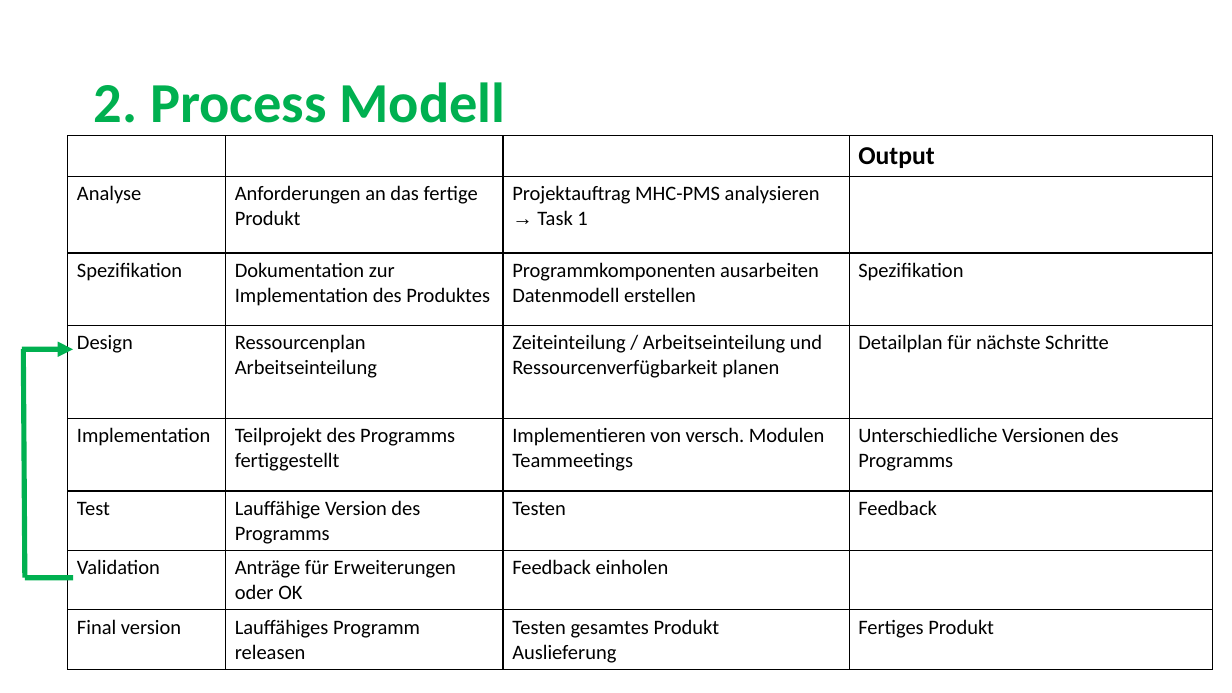
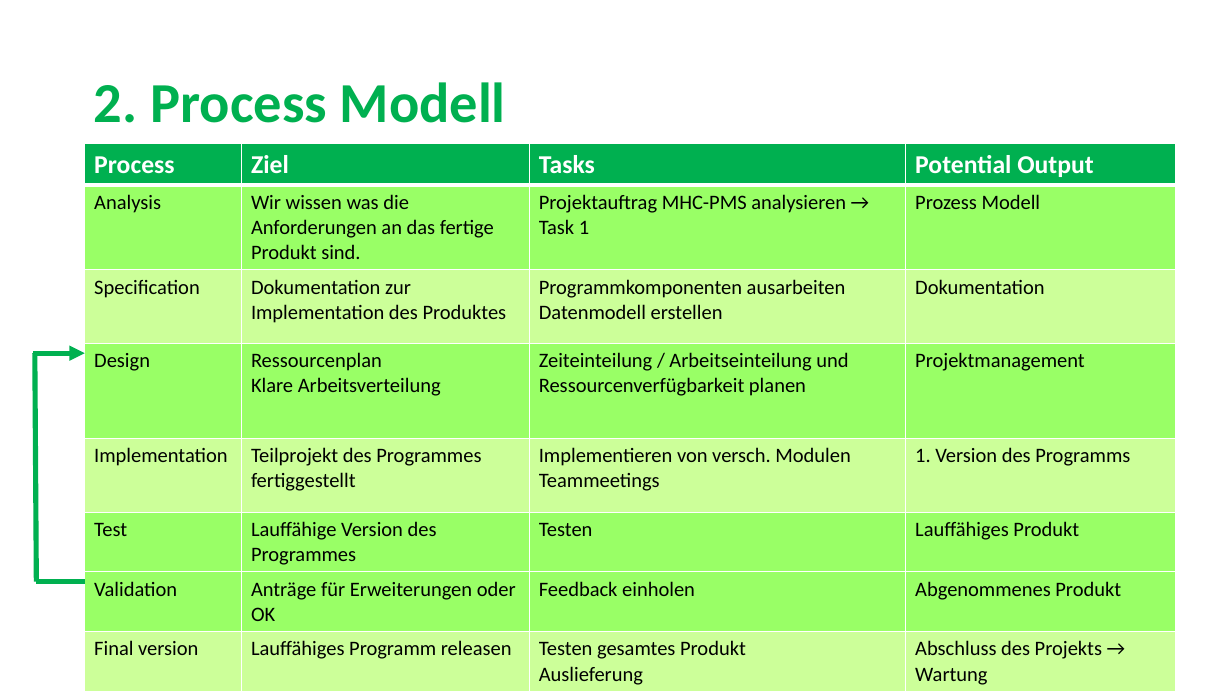
Before and after one commit to sarahmele/ch.bfh.btx8081.w2015.green, a slide deck: slide 5 of doc/task02/Task2.pptx. Drawn at 1232x693 pixels with LibreOffice and Linux fonts; fonts in the diff are those of the drawing. Boxes give left, top, right and bottom in pixels: in the first picture for what was removed or moved away, otherwise in the second. Text is boxed around its words. In the diff, an @@ line names an element or a change of style, - is before the commit and + after.

Commit message:
Task2 repariert

```diff
--- a/doc/task02/Task2.pptx
+++ b/doc/task02/Task2.pptx
@@ table at (x1=85, y1=144, x2=1177, y2=689) @@
-row 1, column 4: Output
+row 1, column 4: Potential Output
-row 2: Analyse | Anforderungen an das fertige Produkt | Projektauftrag MHC-PMS analysieren → Task 1 | 
+row 2: Analysis | Wir wissen was die Anforderungen an das fertige Produkt sind. | Projektauftrag MHC-PMS analysieren → Task 1 | Prozess Modell
-row 3, column 1: Spezifikation
+row 3, column 1: Specification
-row 3, column 4: Spezifikation
+row 3, column 4: Dokumentation
-row 4, column 2: Ressourcenplan / Arbeitseinteilung
+row 4, column 2: Ressourcenplan / Klare Arbeitsverteilung
-row 4, column 4: Detailplan für nächste Schritte
+row 4, column 4: Projektmanagement
-row 5, column 2: Teilprojekt des Programms fertiggestellt
+row 5, column 2: Teilprojekt des Programmes fertiggestellt
-row 5, column 4: Unterschiedliche Versionen des Programms
+row 5, column 4: 1. Version des Programms
-row 6, column 2: Lauffähige Version des Programms
+row 6, column 2: Lauffähige Version des Programmes
-row 6, column 4: Feedback
+row 6, column 4: Lauffähiges Produkt
-row 7, column 4: 
+row 7, column 4: Abgenommenes Produkt
-row 8, column 4: Fertiges Produkt
+row 8, column 4: Abschluss des Projekts → Wartung
@@ fill none to #00B050 in row 1 @@
@@ fill none to #99FF66 in 14 cells @@
@@ fill none to #CCFF99 in 12 cells @@
@@ font Arial to Calibri in "→" @@
@@ borders changed @@
@@ table resized from (x1=67, y1=136, x2=1212, y2=667) to (x1=85, y1=144, x2=1177, y2=689) @@
@@ 2 lines, 1 arrow moved together from (x1=22, y1=349, x2=73, y2=578) to (x1=33, y1=353, x2=85, y2=582) @@
```
Also in this commit, not shown: 6 other slides changed.
